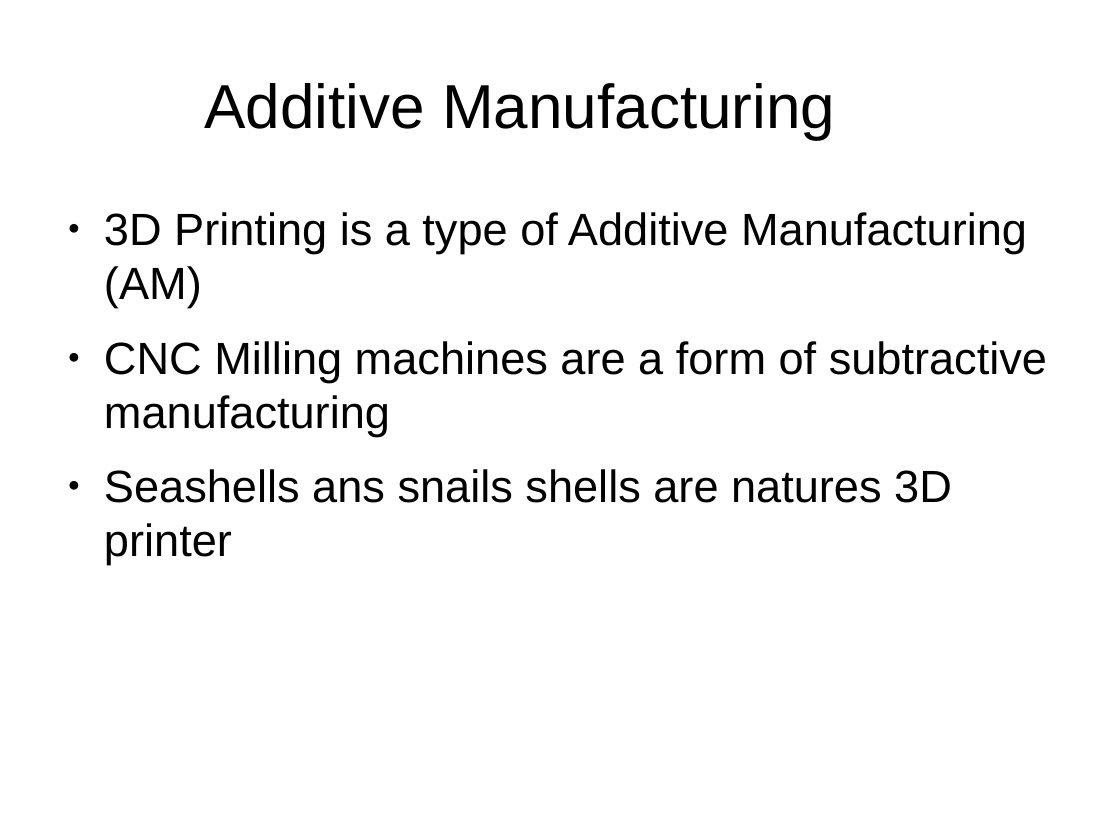
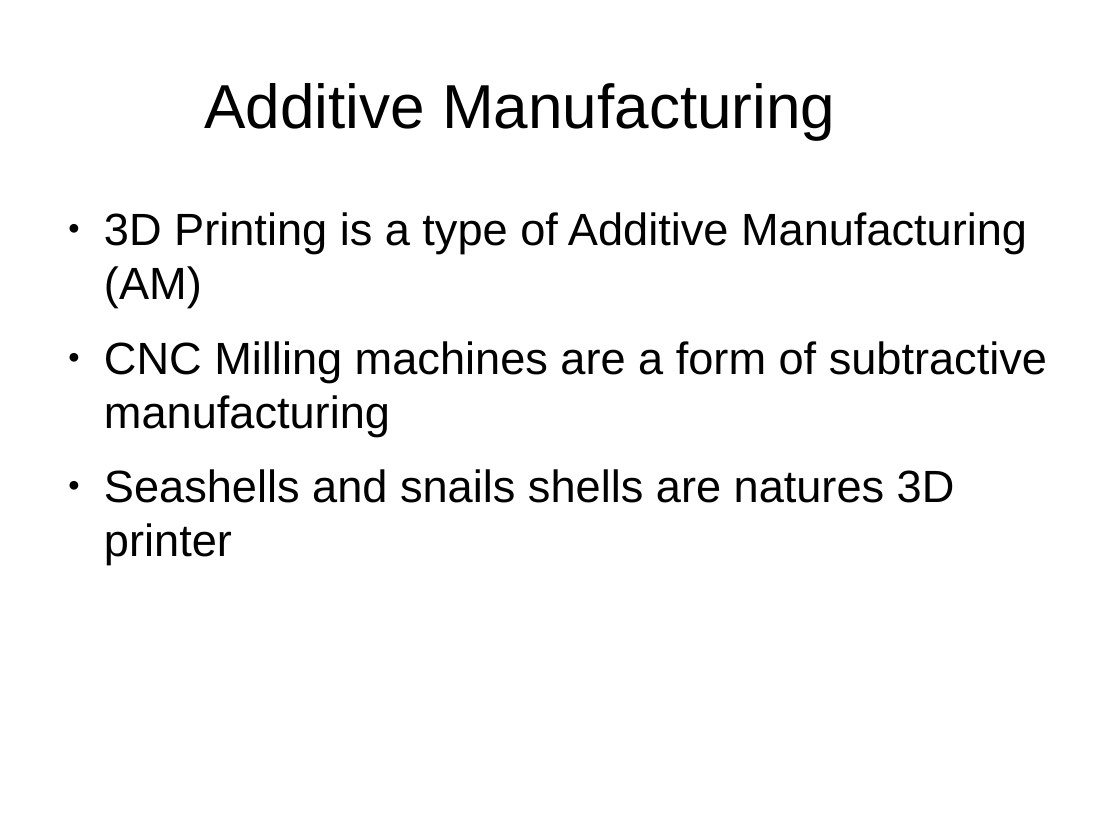
Before and after one commit to dhylands/h4ck-3d-intro, a slide deck: slide 2 of Introduction-to-3D-Printing.odp. Drawn at 1120x840 pixels with LibreOffice and Linux fonts; fonts in the diff are those of the drawing. Boxes give left, top, right and bottom in pixels: in the first picture for what was removed or moved away, otherwise in the second. Text is boxed around its words. In the diff, an @@ line names an element or a change of style, - is before the commit and + after.

Commit message:
Fixed a couple typos

```diff
--- a/Introduction-to-3D-Printing.odp
+++ b/Introduction-to-3D-Printing.odp
@@ text at <box>104,469,955,565</box>: text changed @@
-● Seashells ans snails shells are natures 3D printer
+● Seashells and snails shells are natures 3D printer
```
